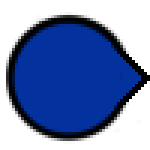
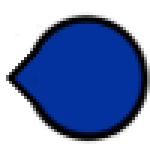
Layer changes from the first 150px x 150px image to the second:
painted on "Inner" over <box>12,15,144,141</box>
painted on "Ring" over <box>6,12,150,144</box>
